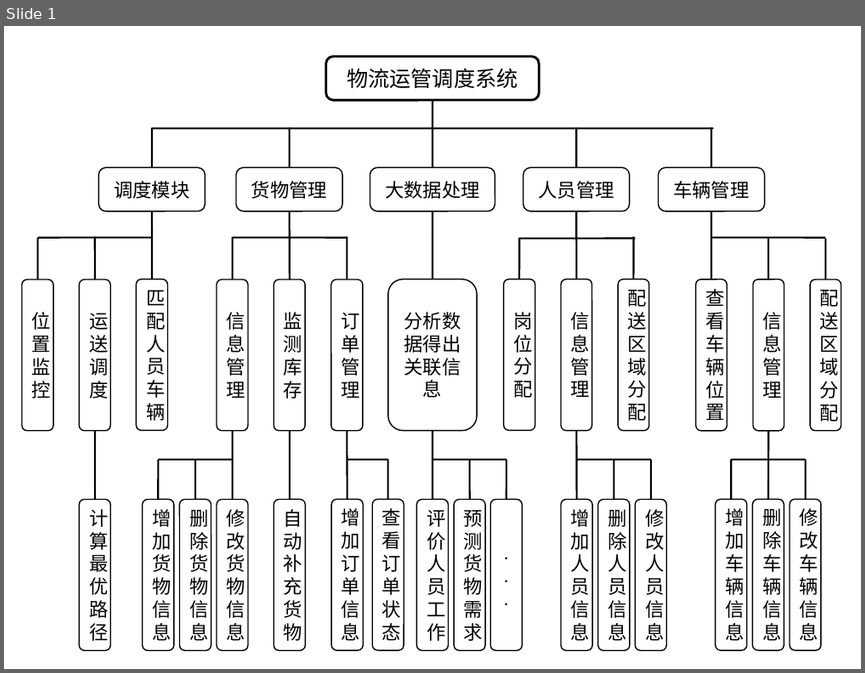
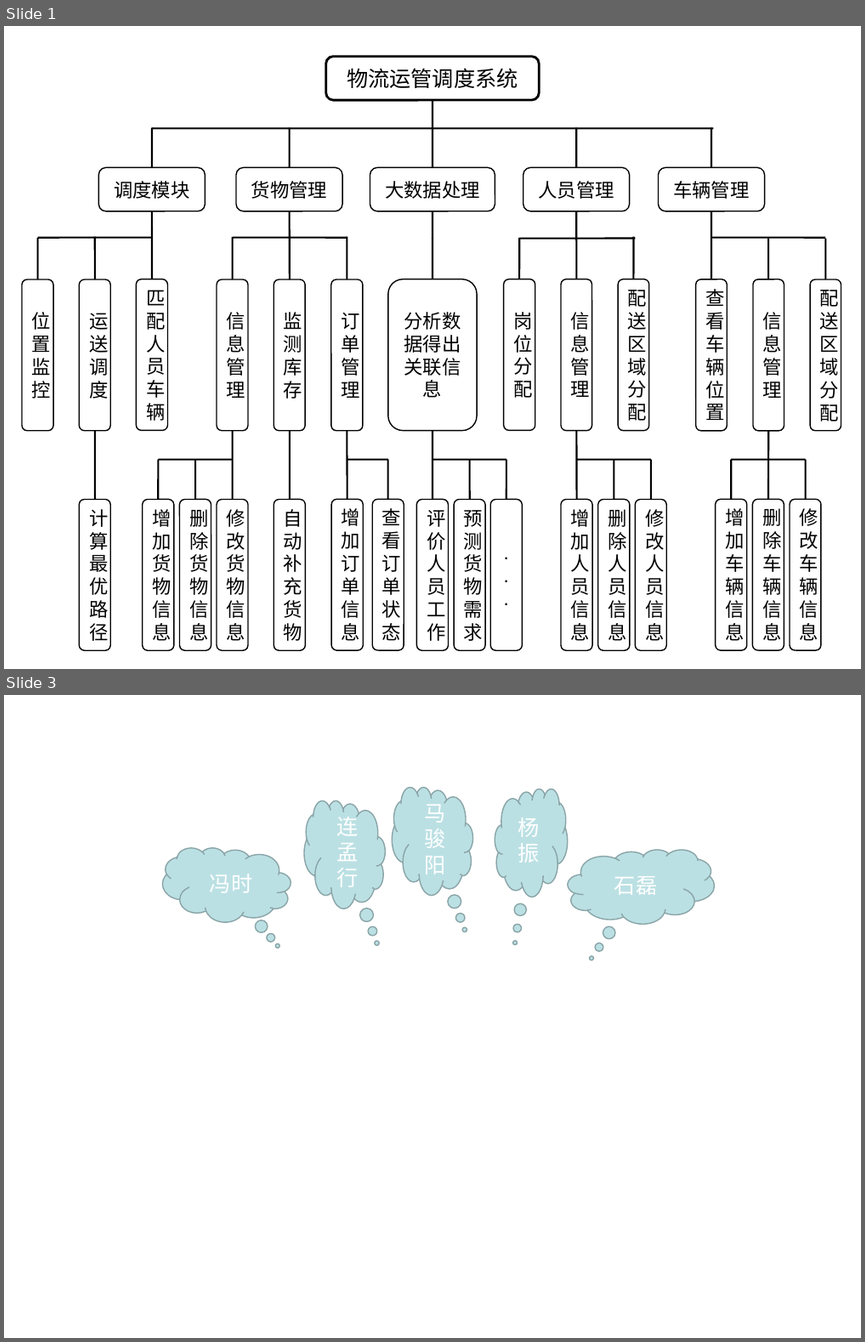
Before and after one commit to Breezeze/TransportScheduling, a slide deck: 项目文档/物流运管调度制图.ppt. Shown one above the other, each under a label of ours: slide 1 before the commit, slides 1 and 3 after it; the slides between them are not shown. The pictures are 865x673 and 865x1342 pixels, drawn with LibreOffice and Linux fonts; fonts in the diff are those of the drawing; background and template pictures are left out. Boxes give left, top, right and bottom in pixels: in the first picture for what was removed or moved away, otherwise in the second. Text is boxed around its words. In the diff, an @@ line names an element or a change of style, - is before the commit and + after.

```diff
--- a/项目文档/物流运管调度制图.ppt
+++ b/项目文档/物流运管调度制图.ppt
@@ slide 3 added at (4, 695, 861, 1338), background picture (left out) @@
@@ thought cloud added at (392, 787, 472, 895), fill #BBE0E3, outline #89A4A7 0.99 pt, 18 pt, text #FFFFFF @@
+马骏阳
@@ thought cloud added at (495, 789, 568, 896), fill #BBE0E3, outline #89A4A7 0.99 pt, 18 pt, text #FFFFFF @@
+杨振
@@ thought cloud added at (304, 800, 385, 908), fill #BBE0E3, outline #89A4A7 0.99 pt, 18 pt, text #FFFFFF @@
+连孟行
@@ thought cloud added at (162, 847, 290, 922), fill #BBE0E3, outline #89A4A7 0.99 pt, 18 pt, text #FFFFFF @@
+冯时
@@ thought cloud added at (568, 849, 715, 924), fill #BBE0E3, outline #89A4A7 0.99 pt, 18 pt, text #FFFFFF @@
+石磊
```
Also in this commit, not shown: 1 slide changed, 7 other files.
